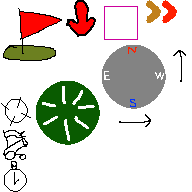
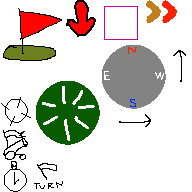
Layers edited between the first and the second (192, 192) image:
painted on "Paint Layer 1" (2nd of 2) over [34, 163, 63, 189]
